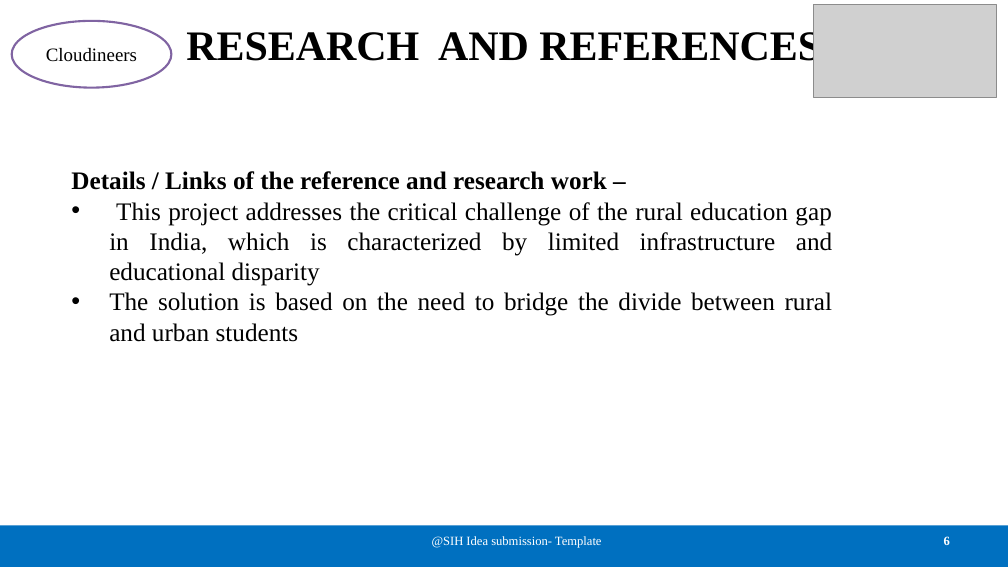
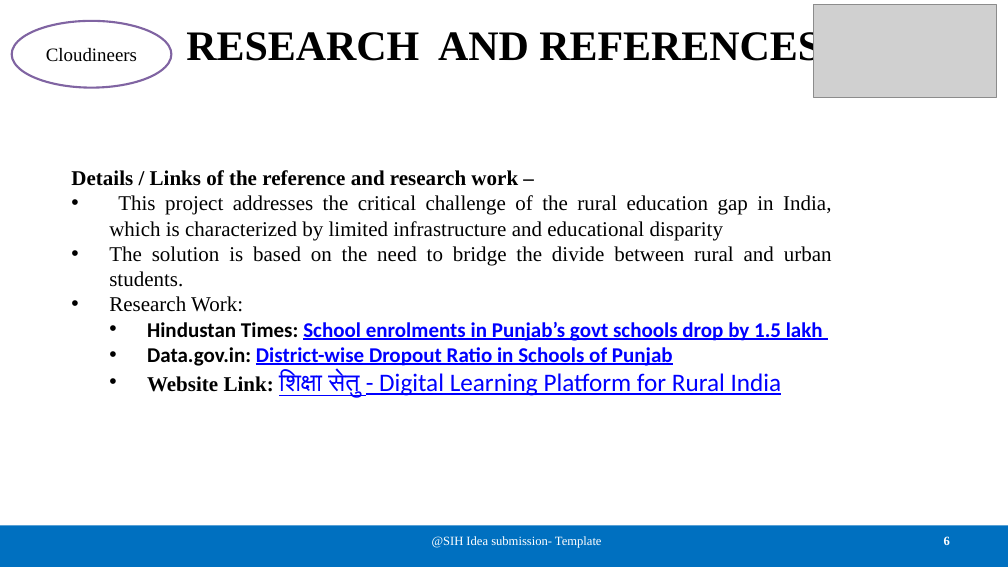
Before and after one commit to megs0703/rural-gyan-aangan, a slide deck: slide 6 of ppt/SIH2025-IDEA-Presentation-Format[1][2].pptx. Drawn at 1008x567 pixels with LibreOffice and Linux fonts; fonts in the diff are those of the drawing; grey boxes stand for pictures. Boxes give left, top, right and bottom in pixels: in the first picture for what was removed or moved away, otherwise in the second. Text is boxed around its words. In the diff, an @@ line names an element or a change of style, - is before the commit and + after.

```diff
--- a/ppt/SIH2025-IDEA-Presentation-Format[1][2].pptx
+++ b/ppt/SIH2025-IDEA-Presentation-Format[1][2].pptx
@@ text at [71,170,831,240]: size 24 to 20 pt in "Details / Links of the reference and ...", "This project addresses the critical challenge of ..." @@
@@ text at [109,246,832,398]: text changed; size 24 to 20 pt; font Times New Roman to Calibri; text colour #000000 to #0000FF @@
-• The solution is based on the need to bridge the divide between rural and urban students
+• The solution is based on the need to bridge the divide between rural and urban students.
+• Research Work:
+  • Hindustan Times: School enrolments in Punjab’s govt schools drop by 1.5 lakh
+  • Data.gov.in: District-wise Dropout Ratio in Schools of Punjab
+  • Website Link: शिक्षा सेतु - Digital Learning Platform for Rural India
```
Also in this commit, not shown: 1 other slide changed.
